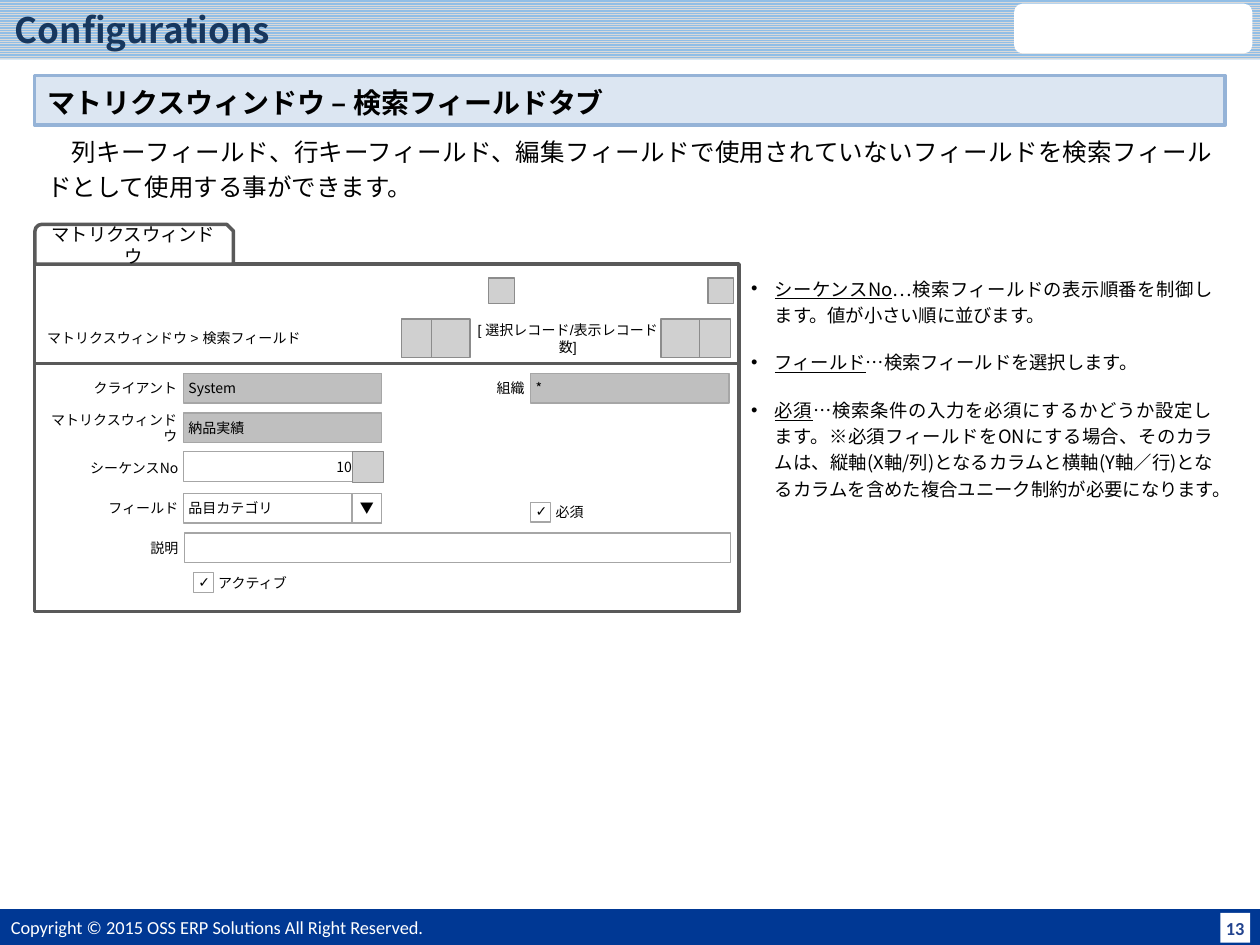
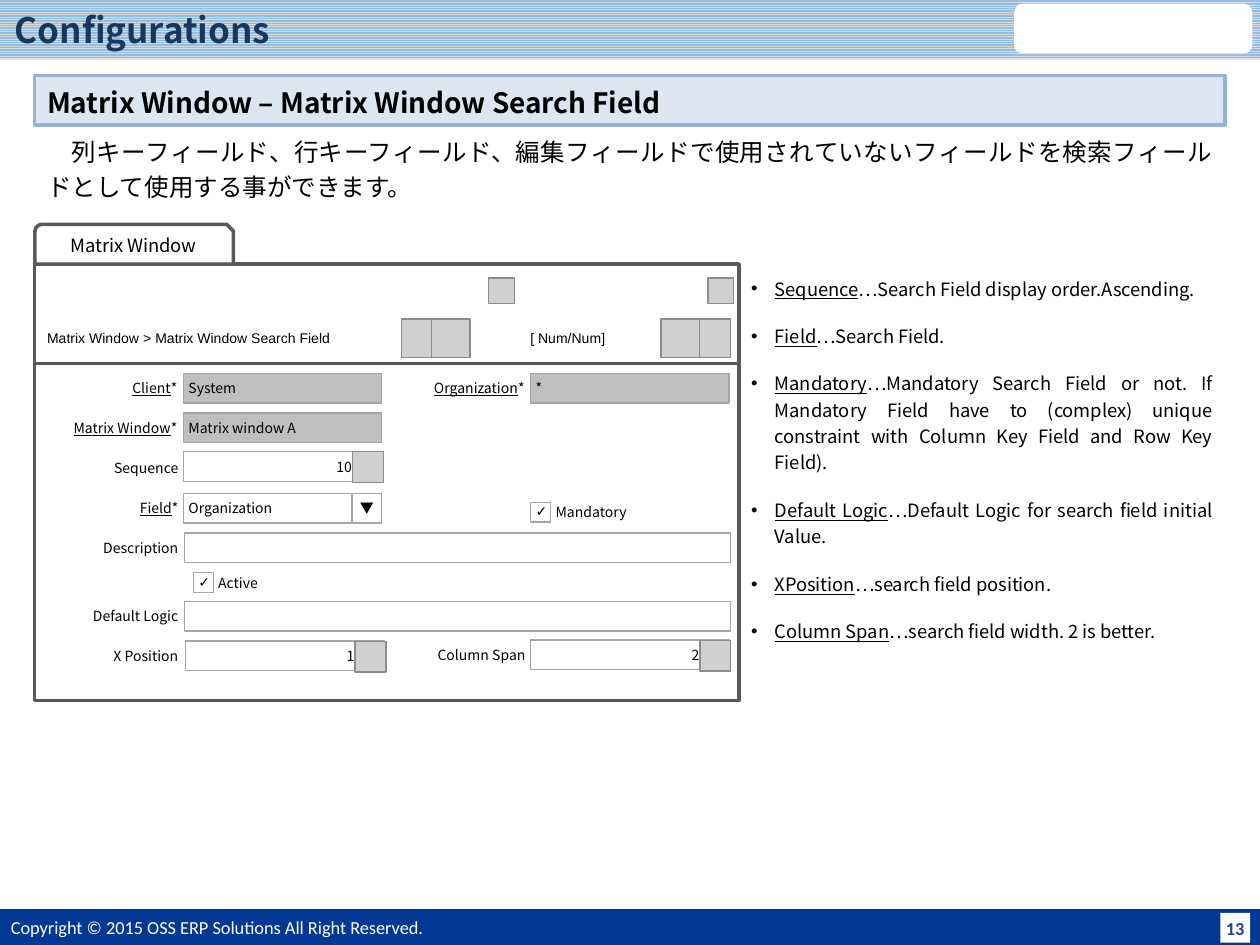
Before and after one commit to JPiere/jpiere.plugin.webui.matrixwindow, a slide deck: slide 14 of Doc/JPIERE-0098_MatrixWindow.pptx. Drawn at 1260x945 pixels with LibreOffice and Linux fonts; fonts in the diff are those of the drawing; grey boxes stand for pictures; background and template pictures are left out. Boxes give left, top, right and bottom in pixels: in the first picture for what was removed or moved away, otherwise in the second. Text is boxed around its words. In the diff, an @@ line names an element or a change of style, - is before the commit and + after.

```diff
--- a/Doc/JPIERE-0098_MatrixWindow.pptx
+++ b/Doc/JPIERE-0098_MatrixWindow.pptx
@@ text in rectangle at (47,90,661,114): text changed @@
-マトリクスウィンドウ – 検索フィールドタブ
+Matrix Window – Matrix Window Search Field
@@ text in snip round rect at (70,237,196,253): text changed @@
-マトリクスウィンドウ
+Matrix Window
@@ text at (775,281,1213,643): text changed @@
-• シーケンスNo…検索フィールドの表示順番を制御します。値が小さい順に並びます。
-• フィールド…検索フィールドを選択します。
-• 必須…検索条件の入力を必須にするかどうか設定します。※必須フィールドをONにする場合、そのカラムは、縦軸(X軸/列)となるカラムと横軸(Y軸／行)となるカラムを含めた複合ユニーク制約が必要になります。
+• Sequence…Search Field display order.Ascending.
+• Field…Search Field.
+• Mandatory…Mandatory Search Field or not. If Mandatory Field have to (complex) unique constraint with Column Key Field and Row Key Field).
+• Default Logic…Default Logic for search field initial Value.
+• XPosition…search field position.
+• Column Span…search field width. 2 is better.
@@ text at (47,333,330,343): text changed @@
-マトリクスウィンドウ > 検索フィールド
+Matrix Window > Matrix Window Search Field
@@ text at (538,333,605,346): text changed @@
-[ 選択レコード/表示レコード数]
+[ Num/Num]
@@ rectangle: place and size @@
-rectangle at (35,363,740,611)
+rectangle at (35,363,740,701)
@@ text at (132,382,177,396): text changed @@
-クライアント
+Client*
@@ text at (434,382,525,397): text changed @@
-組織
+Organization*
@@ text at (74,422,177,436): text changed @@
-マトリクスウィンドウ
+Matrix Window*
@@ text in rectangle at (188,422,296,433): text changed @@
-納品実績
+Matrix window A
@@ text at (114,462,178,477): text changed @@
-シーケンスNo
+Sequence
@@ text at (140,502,179,516): text changed @@
-フィールド
+Field*
@@ text in rectangle at (188,502,272,517): text changed @@
-品目カテゴリ
+Organization
@@ text at (556,506,627,521): text changed @@
-必須
+Mandatory
@@ text at (103,542,178,557): text changed @@
-説明
+Description
@@ text at (218,577,258,588): text changed @@
-アクティブ
+Active
@@ text added at (93,609,178,625), 8 pt, text #000000 @@
+Default Logic
@@ rectangle added at (185,601,731,631), fill #FFFFFF, outline #A6A6A6 0.75 pt @@
@@ text added at (113,650,179,661), 8 pt, text #000000 @@
+X Position
@@ rectangle added at (185,641,383,672), fill #FFFFFF, outline #A6A6A6 0.75 pt, 8 pt, text #000000 @@
+1
@@ picture added at (355,641,386,672) @@
@@ text added at (438,649,525,664), 8 pt, text #000000 @@
+Column Span
@@ rectangle added at (530,640,728,670), fill #FFFFFF, outline #A6A6A6 0.75 pt, 8 pt, text #000000 @@
+2
@@ picture added at (701,640,731,670) @@
```
Also in this commit, not shown: 6 other slides changed, 1 other file.
